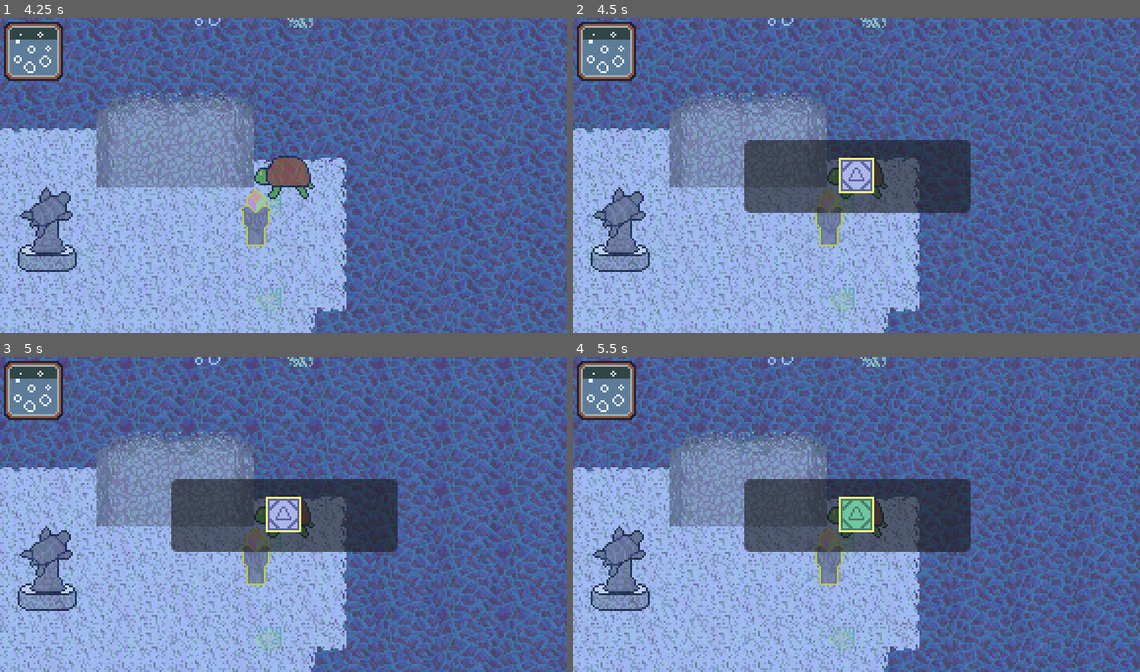
Above: before the commit, frames 1-4 (two rows, left to right).
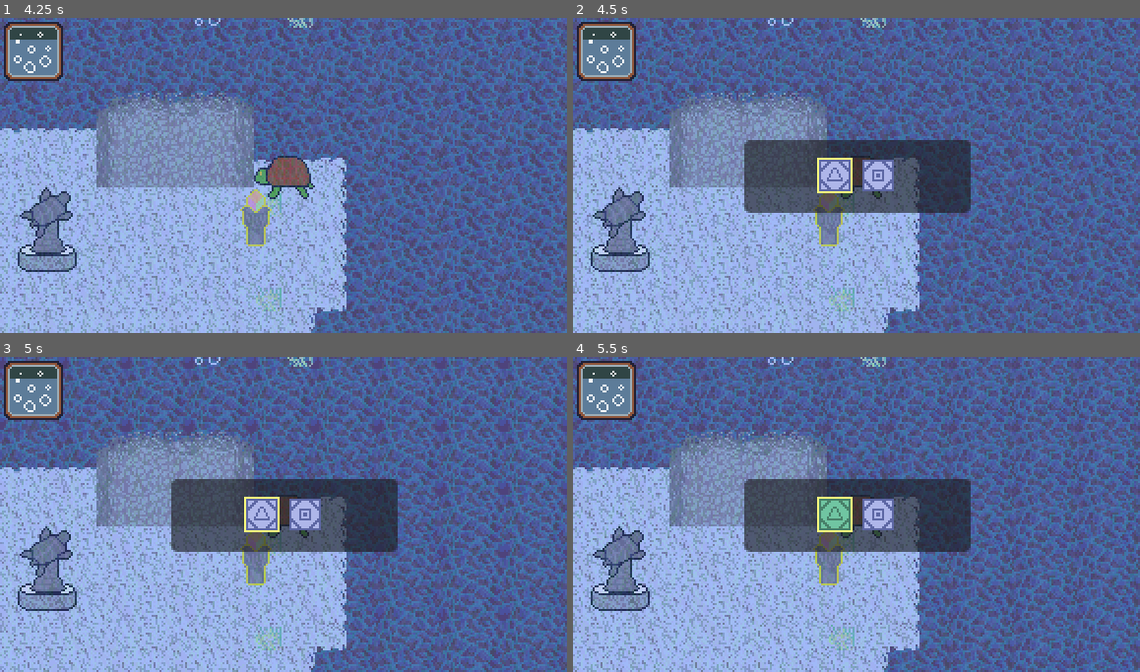
Above: after the commit, the same moments.

Repository: Tsunami014/Undersea
Game: Godot game, scene res://main.tscn
The game is run twice, just before and just after one commit, with the same random seed, the same clock (stepped at 60 frames per second) and the same inputs.
Inputs:
- Up to frame 1 (4.25 s): tap Enter (action) at 0.5, 0.6, 2.1, 3.6 s; hold Right (right) 0.53-1.28 s; hold Down (down) 1.28-2.03 s; tap Space (open_puzzle) at 1.35, 2.85 s; hold Right (right) 2.03-2.78 s; hold Up (up) 2.78-3.53 s; hold Left (left) from 3.53 s (still down)
- Up to frame 2 (4.5 s): keep holding Left (left); tap Space (open_puzzle) at 4.35 s
- Up to frame 3 (5 s): keep holding Left (left)
- Up to frame 4 (5.5 s): release Left (left) at 5.03 s; hold Down (down) from 5.03 s (still down); tap Enter (action) at 5.1 s

Frame 1 is identical in both runs. In frame 2, 1.2% of the frame differs, in the area x 43-57%, y 44-56%; in frame 3, 1.2%; in frame 4, 1.3%.

Commit message:
Fixed the puzzle

Diff:
--- a/main.tscn
+++ b/main.tscn
@@ -1,11 +1,10 @@
-[gd_scene load_steps=14 format=4 uid="uid://ca8ud5tj3lnii"]
+[gd_scene load_steps=10 format=4 uid="uid://ca8ud5tj3lnii"]
 
 [ext_resource type="TileSet" uid="uid://bdfw371584336" path="res://tileset.tres" id="1_h2yge"]
 [ext_resource type="Script" uid="uid://73gk3ogbahji" path="res://changeVis.gd" id="2_7mycd"]
 [ext_resource type="PackedScene" uid="uid://xumwhpchsmdx" path="res://player.tscn" id="3_7mycd"]
-[ext_resource type="Shader" uid="uid://judv6dphnhql" path="res://outline.gdshader" id="7_5vw27"]
+[ext_resource type="PackedScene" uid="uid://cb15xrvpr8jnj" path="res://prefabs/pillar.tscn" id="7_272bh"]
 [ext_resource type="PackedScene" uid="uid://djpk025al81ol" path="res://prefabs/statue.tscn" id="8_5vw27"]
-[ext_resource type="Script" uid="uid://0paukug7nhwi" path="res://pillar.gd" id="8_kek77"]
 [ext_resource type="PackedScene" uid="uid://6irmy22wta26" path="res://prefabs/door.tscn" id="9_kek77"]
 [ext_resource type="Texture2D" uid="uid://dfcohytqjhl8h" path="res://assets/tileset.png" id="10_4c57u"]
 
@@ -17,23 +16,13 @@
 atlas = ExtResource("10_4c57u")
 region = Rect2(64, 48, 32, 16)
 
-[sub_resource type="ShaderMaterial" id="ShaderMaterial_dg77c"]
-shader = ExtResource("7_5vw27")
-
-[sub_resource type="AtlasTexture" id="AtlasTexture_ycdy4"]
-atlas = ExtResource("10_4c57u")
-region = Rect2(176, 48, 16, 32)
-
-[sub_resource type="CapsuleShape2D" id="CapsuleShape2D_5vw27"]
-radius = 13.0
-
 [node name="Node2D" type="Node2D"]
 
 [node name="BG" type="TileMapLayer" parent="."]
 tile_map_data = PackedByteArray("AAAAAAAAAAABAAUAAAAAAAEAAAABAAQAAAAAAAIAAAABAAUAAAAAAAMAAAAAAAUAAAAAAAQAAAABAAUAAAAAAA …(10672 unchanged characters)…
 tile_set = ExtResource("1_h2yge")
 
-[node name="Path" type="TileMapLayer" parent="." unique_id=1952970666]
+[node name="Path" type="TileMapLayer" parent="."]
 tile_map_data = PackedByteArray("AAAFAAYAAAACAAEAAAAFAAcAAAABAAIAAAAHAAcAAAACAAEAAAAHAAMAAAACAAIAAAAGAAIAAAABAAAAAAAFAA …(1840 unchanged characters)…
 tile_set = ExtResource("1_h2yge")
 
@@ -69,21 +58,5 @@
 [node name="Tele" type="Node2D" parent="Door"]
 position = Vector2(0, 20)
 
-[node name="Pillar" type="Sprite2D" parent="."]
-material = SubResource("ShaderMaterial_dg77c")
+[node name="Pillar" parent="." instance=ExtResource("7_272bh")]
 position = Vector2(209, 79)
-texture = SubResource("AtlasTexture_ycdy4")
-script = ExtResource("8_kek77")
-
-[node name="Area2D" type="Area2D" parent="Pillar"]
-
-[node name="CollisionShape2D" type="CollisionShape2D" parent="Pillar/Area2D"]
-shape = SubResource("CapsuleShape2D_5vw27")
-
-[node name="StaticBody2D" type="StaticBody2D" parent="Pillar"]
-
-[node name="CollisionPolygon2D" type="CollisionPolygon2D" parent="Pillar/StaticBody2D"]
-polygon = PackedVector2Array(-7, 4, -7, 11, -5, 14, 2, 15, 8, 11, 7, 4)
-
-[connection signal="body_entered" from="Pillar/Area2D" to="Pillar" method="_on_body_entered"]
-[connection signal="body_exited" from="Pillar/Area2D" to="Pillar" method="_on_body_exited"]
--- a/player.tscn
+++ b/player.tscn
@@ -9,7 +9,7 @@
 [ext_resource type="Script" uid="uid://3u1abfjfpg70" path="res://airgui.gd" id="7_dw050"]
 [ext_resource type="Script" uid="uid://cmyce7ubc7e5r" path="res://puzzlemain.gd" id="7_n7ghd"]
 [ext_resource type="Texture2D" uid="uid://cem1ynbp7e436" path="res://assets/airgui.png" id="7_urp6f"]
-[ext_resource type="PackedScene" path="res://puzzle_element.tscn" id="9_b26j0"]
+[ext_resource type="Script" uid="uid://d0ubwo8gtqidw" path="res://puzzle.gd" id="8_n7ghd"]
 
 [sub_resource type="AtlasTexture" id="AtlasTexture_kek77"]
 atlas = ExtResource("2_dw050")
@@ -95,7 +95,6 @@
 
 [node name="Puzzle" type="Control" parent="Camera2D/Control"]
 unique_name_in_owner = true
-visible = false
 layout_mode = 1
 anchors_preset = 8
 anchor_left = 0.5
@@ -127,8 +126,18 @@
 size_flags_horizontal = 4
 size_flags_vertical = 4
 
-[node name="PuzzleElement" parent="Camera2D/Control/Puzzle/Panel/Container" instance=ExtResource("9_b26j0")]
+[node name="PuzzleElm" type="Control" parent="Camera2D/Control/Puzzle/Panel/Container"]
+custom_minimum_size = Vector2(18, 32)
 layout_mode = 2
+script = ExtResource("8_n7ghd")
+metadata/_custom_type_script = "uid://d0ubwo8gtqidw"
+
+[node name="PuzzleElm2" type="Control" parent="Camera2D/Control/Puzzle/Panel/Container"]
+custom_minimum_size = Vector2(18, 32)
+layout_mode = 2
+script = ExtResource("8_n7ghd")
+idx = 1
+metadata/_custom_type_script = "uid://d0ubwo8gtqidw"
 
 [node name="Airgui" type="Control" parent="Camera2D/Control"]
 anchors_preset = 0
--- /dev/null
+++ b/prefabs/pillar.tscn
@@ -0,0 +1,34 @@
+[gd_scene load_steps=7 format=3 uid="uid://cb15xrvpr8jnj"]
+
+[ext_resource type="Shader" uid="uid://judv6dphnhql" path="res://outline.gdshader" id="1_bsyjg"]
+[ext_resource type="Texture2D" uid="uid://dfcohytqjhl8h" path="res://assets/tileset.png" id="2_0qeni"]
+[ext_resource type="Script" uid="uid://0paukug7nhwi" path="res://pillar.gd" id="3_mnsvc"]
+
+[sub_resource type="ShaderMaterial" id="ShaderMaterial_dg77c"]
+shader = ExtResource("1_bsyjg")
+
+[sub_resource type="AtlasTexture" id="AtlasTexture_ycdy4"]
+atlas = ExtResource("2_0qeni")
+region = Rect2(176, 48, 16, 32)
+
+[sub_resource type="CapsuleShape2D" id="CapsuleShape2D_5vw27"]
+radius = 13.0
+height = 40.0
+
+[node name="Pillar" type="Sprite2D"]
+material = SubResource("ShaderMaterial_dg77c")
+texture = SubResource("AtlasTexture_ycdy4")
+script = ExtResource("3_mnsvc")
+
+[node name="Area2D" type="Area2D" parent="."]
+
+[node name="CollisionShape2D" type="CollisionShape2D" parent="Area2D"]
+shape = SubResource("CapsuleShape2D_5vw27")
+
+[node name="StaticBody2D" type="StaticBody2D" parent="."]
+
+[node name="CollisionPolygon2D" type="CollisionPolygon2D" parent="StaticBody2D"]
+polygon = PackedVector2Array(-7, 4, -7, 11, -5, 14, 2, 15, 8, 11, 7, 4)
+
+[connection signal="body_entered" from="Area2D" to="." method="_on_body_entered"]
+[connection signal="body_exited" from="Area2D" to="." method="_on_body_exited"]
--- a/project.godot
+++ b/project.godot
@@ -16,7 +16,7 @@
 
 config/name="Undersea"
 run/main_scene="uid://ca8ud5tj3lnii"
-config/features=PackedStringArray("4.6", "Forward Plus")
+config/features=PackedStringArray("4.5", "Forward Plus")
 config/icon="res://icon.svg"
 
 [display]
--- a/puzzle.gd
+++ b/puzzle.gd
@@ -1,12 +1,33 @@
+@tool
 extends Control
+class_name PuzzleElm
+
+const ATLAS = preload("res://assets/puzzletiles.png")
 
 @export var selecting = false
 @export var choice = 0
 @export var idx = 0
 
-@onready var maxidx: int = $Texture.texture.atlas.get_height()/16
+@onready var maxidx: int = ATLAS.get_height()/16
 
 func _ready() -> void:
+	custom_minimum_size = Vector2(18, 32)
+	size = Vector2(18, 32)
+	var highlight = ColorRect.new()
+	highlight.name = "Highlight"
+	highlight.color = Color("ffff7d")
+	highlight.size = Vector2(18, 18)
+	highlight.position = Vector2(0, 7)
+	add_child(highlight)
+	var tex = TextureRect.new()
+	tex.texture = AtlasTexture.new()
+	tex.texture.atlas = ATLAS
+	tex.texture.region = Rect2(0, 0, 16, 16)
+	tex.size = Vector2(16, 16)
+	tex.position = Vector2(1, 8)
+	tex.name = "Texture"
+	add_child(tex)
+
 	_process(0)
 
 func _process(_delta: float) -> void:
--- a/puzzle_element.tscn
+++ b/puzzle_element.tscn
@@ -7,7 +7,7 @@
 atlas = ExtResource("1_uwc7m")
 region = Rect2(0, 0, 16, 16)
 
-[node name="PuzzleElement" type="Control" unique_id=1673822860]
+[node name="PuzzleElement" type="Control"]
 custom_minimum_size = Vector2(18, 32)
 layout_mode = 3
 anchors_preset = 0
@@ -15,14 +15,15 @@
 offset_bottom = 32.0
 script = ExtResource("1_chn5r")
 
-[node name="Highlight" type="ColorRect" parent="." unique_id=1112838317]
+[node name="Highlight" type="ColorRect" parent="."]
+visible = false
 layout_mode = 0
 offset_top = 7.0
 offset_right = 18.0
 offset_bottom = 25.0
 color = Color(1, 1, 0.49019608, 1)
 
-[node name="Texture" type="TextureRect" parent="." unique_id=1453289753]
+[node name="Texture" type="TextureRect" parent="."]
 layout_mode = 0
 offset_left = 1.0
 offset_top = 8.0
Not shown: 1 places in puzzle_element.tscn that only renumber resources
